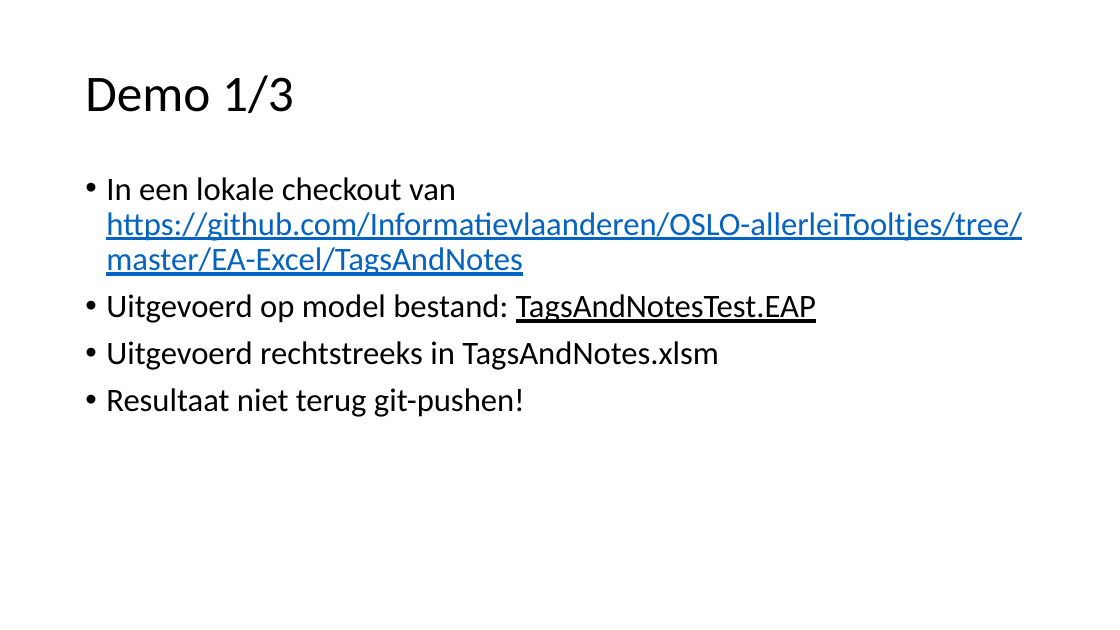
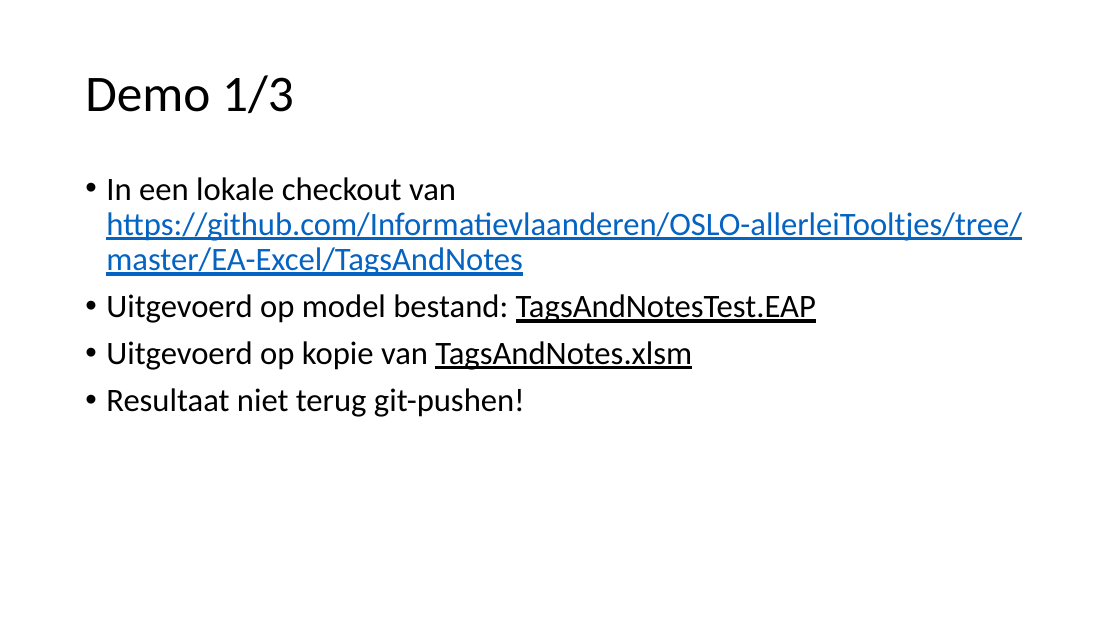
Before and after one commit to Informatievlaanderen/OSLO-allerleiTooltjes, a slide deck: slide 5 of EA-Excel/TagsAndNotes/pptx/TagsAndNotes.pptx. Drawn at 1120x630 pixels with LibreOffice and Linux fonts; fonts in the diff are those of the drawing. Boxes give left, top, right and bottom in pixels: in the first picture for what was removed or moved away, otherwise in the second. Text is boxed around its words. In the diff, an @@ line names an element or a change of style, - is before the commit and + after.

```diff
--- a/EA-Excel/TagsAndNotes/pptx/TagsAndNotes.pptx
+++ b/EA-Excel/TagsAndNotes/pptx/TagsAndNotes.pptx
@@ text at box(106, 341, 692, 370): text changed @@
-• Uitgevoerd rechtstreeks in TagsAndNotes.xlsm
+• Uitgevoerd op kopie van TagsAndNotes.xlsm
```
Also in this commit, not shown: 5 other slides changed, 6 other files.
